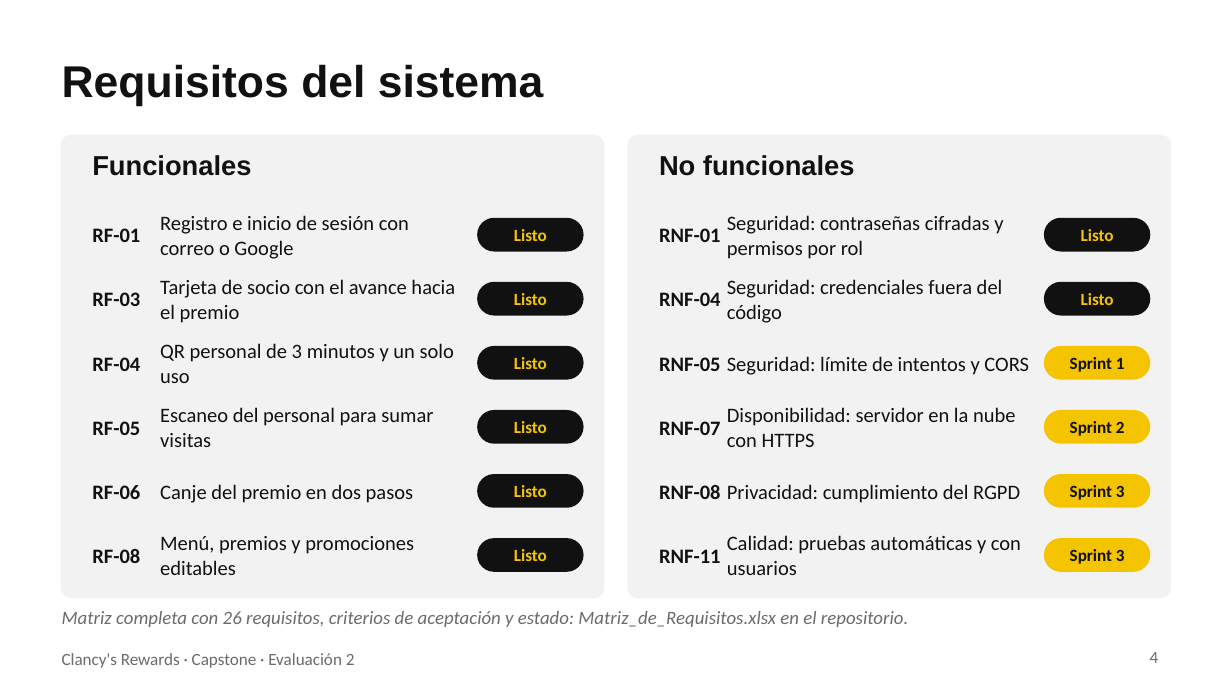
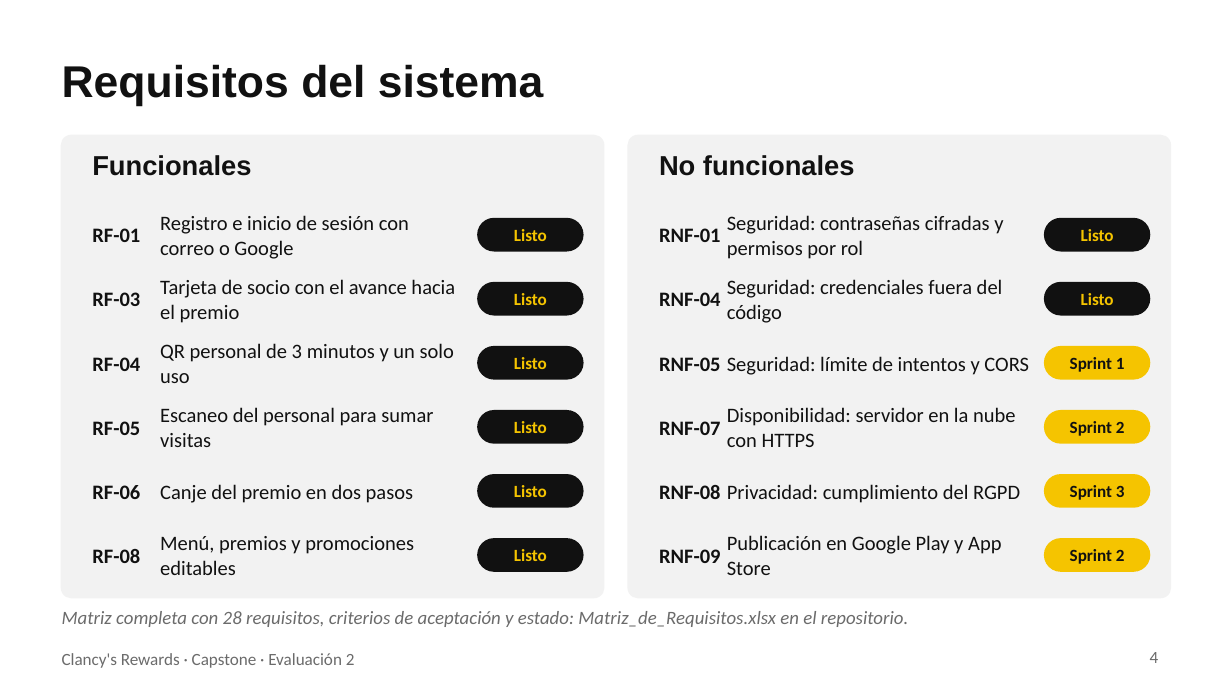
Before and after one commit to 44ndy/clancys-rewards, a slide deck: slide 4 of Fase 2/Evidencias Proyecto/Presentación Proyecto.pptx. Drawn at 1232x693 pixels with LibreOffice and Linux fonts; fonts in the diff are those of the drawing. Boxes give left, top, right and bottom in pixels: in the first picture for what was removed or moved away, otherwise in the second. Text is boxed around its words. In the diff, an @@ line names an element or a change of style, - is before the commit and + after.

Commit message:
Actualizar informe de avance y presentación con la publicación en iOS

```diff
--- a/Fase 2/Evidencias Proyecto/Presentación Proyecto.pptx
+++ b/Fase 2/Evidencias Proyecto/Presentación Proyecto.pptx
@@ text at (727,535,1001,575): text changed @@
-Calidad: pruebas automáticas y con usuarios
+Publicación en Google Play y App Store
@@ text at (659,549,720,563): text changed @@
-RNF-11
+RNF-09
@@ text at (1070,549,1125,564): text changed @@
-Sprint 3
+Sprint 2
@@ text at (62,611,908,627): text changed @@
-Matriz completa con 26 requisitos, criterios de aceptación y estado: Matriz_de_Requisitos.xlsx en el repositorio.
+Matriz completa con 28 requisitos, criterios de aceptación y estado: Matriz_de_Requisitos.xlsx en el repositorio.
```
Also in this commit, not shown: 2 other slides changed, 1 slide added, 1 other file.
